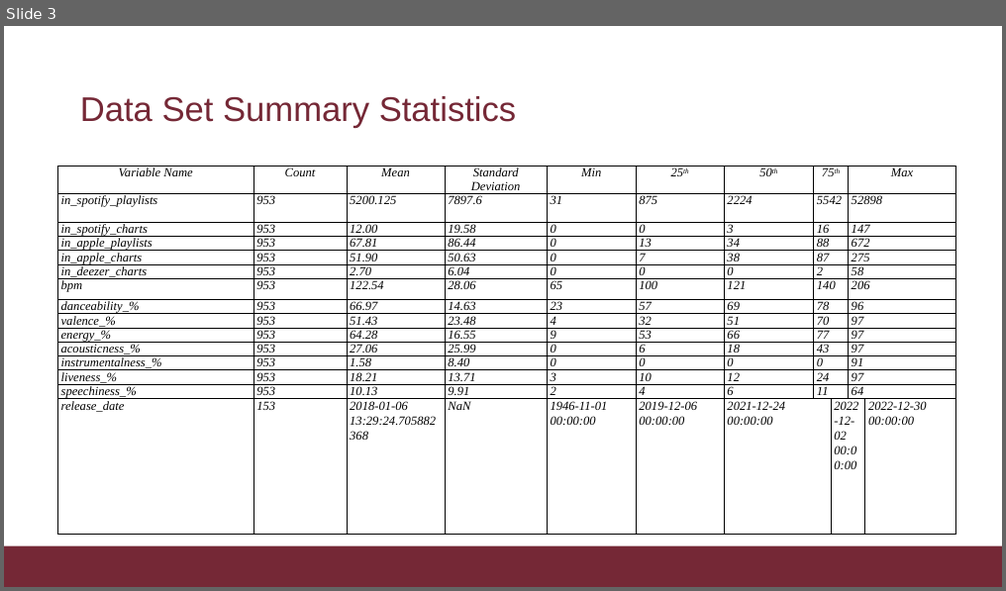
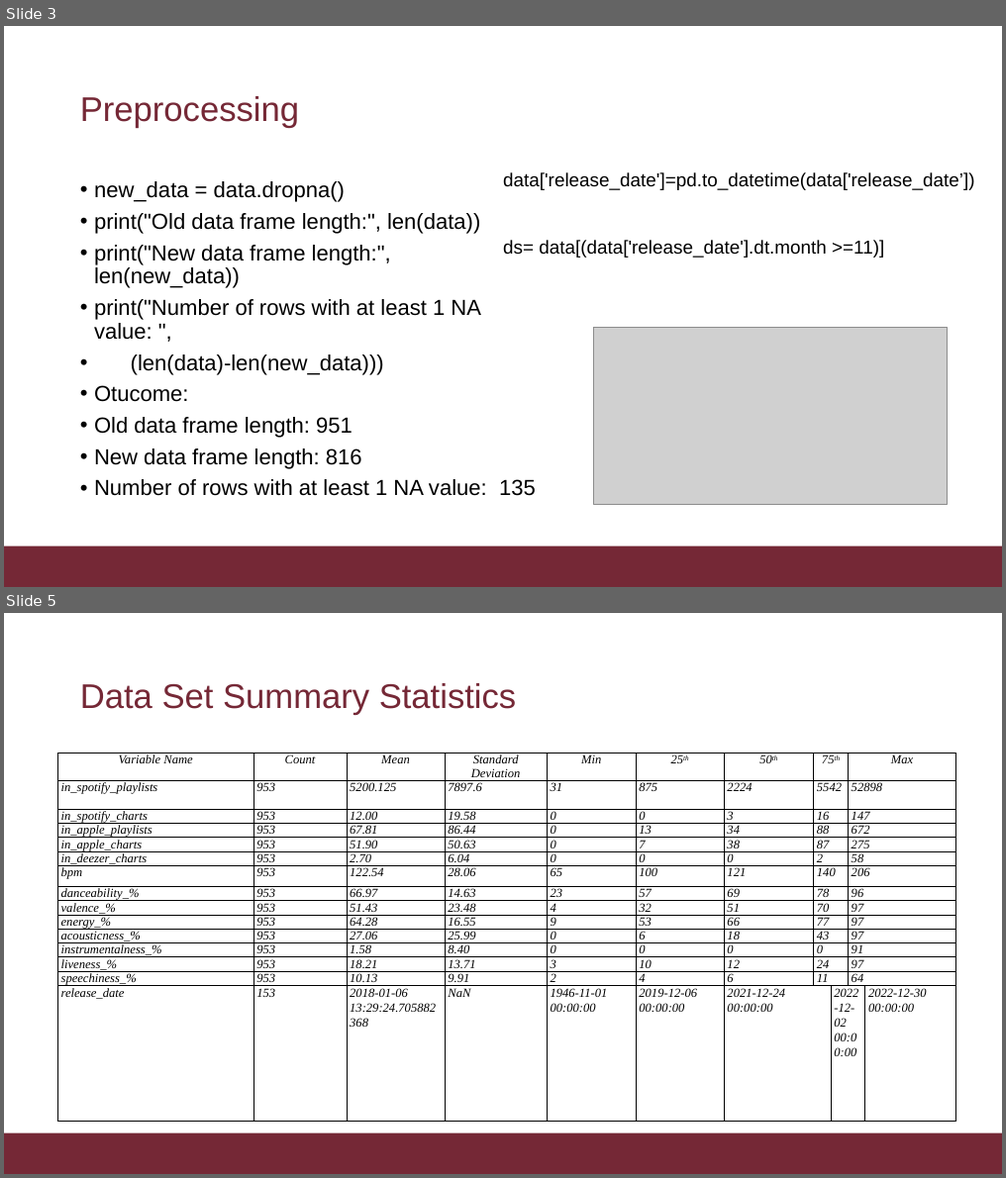
Before and after one commit to ToshiroHJJZ/DS_Final_Project, a slide deck: Spotify Dataset Analisys.pptx. Shown one above the other, each under a label of ours: slide 3 before the commit, slides 3 and 5 after it; the slides between them are not shown. The pictures are 1006x591 and 1006x1178 pixels, drawn with LibreOffice and Linux fonts; fonts in the diff are those of the drawing; grey boxes stand for pictures; background and template pictures are left out. Boxes give left, top, right and bottom in pixels: in the first picture for what was removed or moved away, otherwise in the second. Text is boxed around its words. In the diff, an @@ line names an element or a change of style, - is before the commit and + after.

```diff
--- a/Spotify Dataset Analisys.pptx
+++ b/Spotify Dataset Analisys.pptx
@@ slide 3 added at box(4, 26, 1002, 587), background #FFFFFF; not listed: 1 template element that a slide beside it also shows @@
@@ title added at box(80, 96, 299, 128), 33 pt, text #752836 @@
+Preprocessing
@@ text added at box(503, 173, 975, 258), 18 pt, text #000000 @@
+data['release_date']=pd.to_datetime(data['release_date’])
+ds= data[(data['release_date'].dt.month >=11)]
@@ text added at box(94, 181, 536, 496), 21 pt, text #000000 @@
+• new_data = data.dropna()
+• print("Old data frame length:", len(data))
+• print("New data frame length:", len(new_data))
+• print("Number of rows with at least 1 NA value: ",
+• (len(data)-len(new_data)))
+• Otucome:
+• Old data frame length: 951
+• New data frame length: 816
+• Number of rows with at least 1 NA value: 135
@@ picture added at box(594, 328, 947, 504) @@
@@ what was slide 3 is now slide 5 @@
```
Also in this commit, not shown: 3 slides changed, 3 other slides added.
